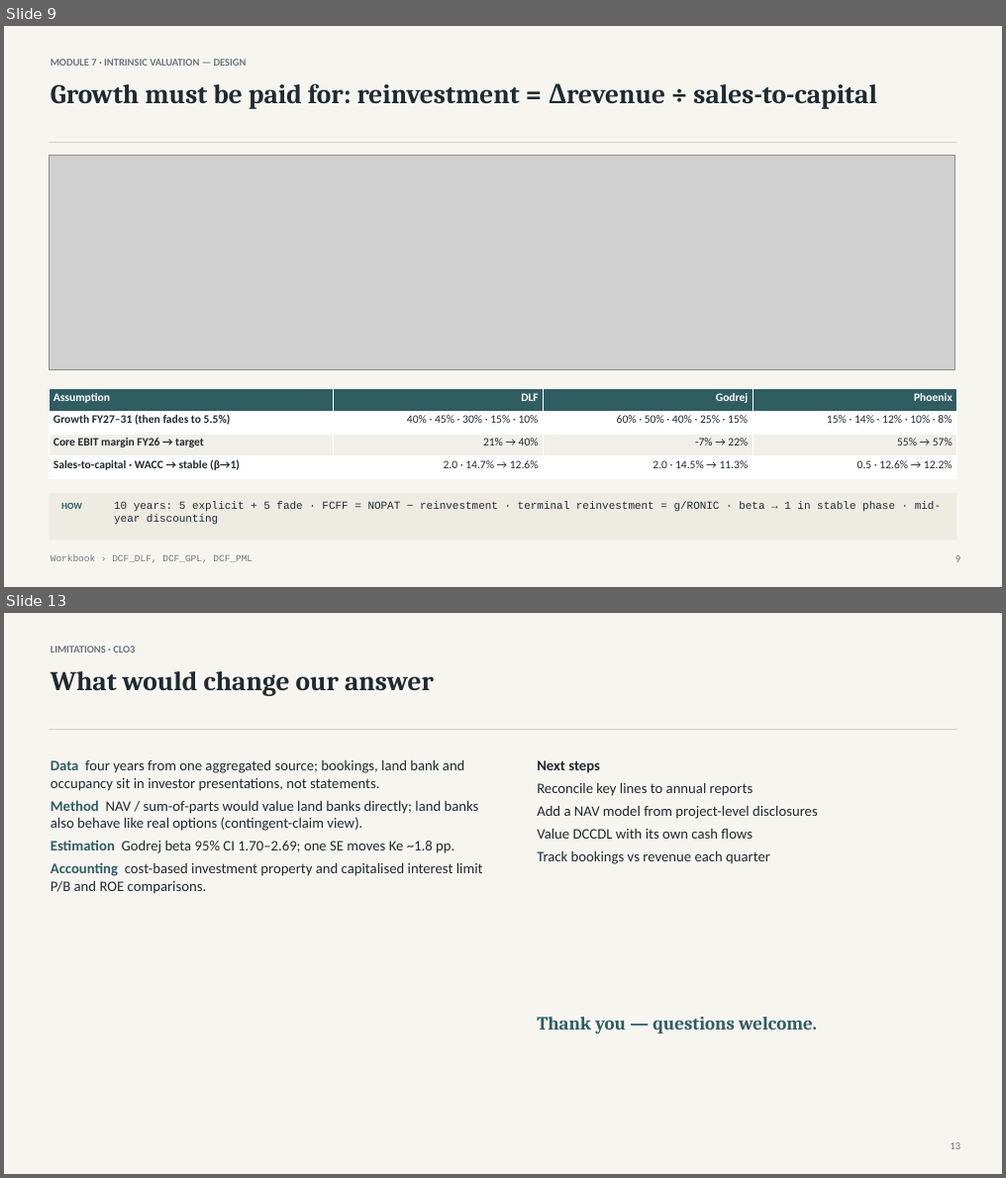
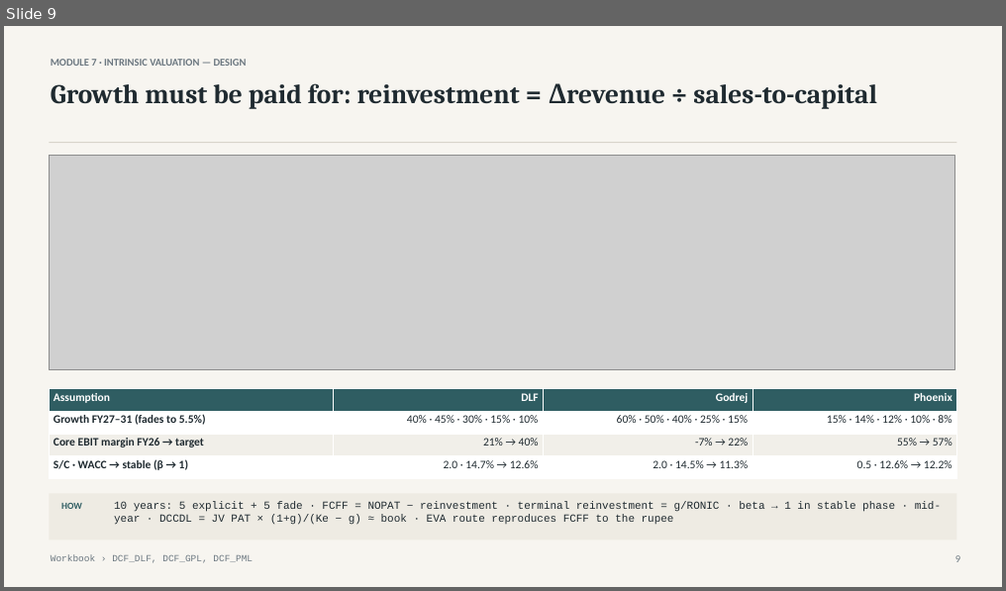
Before and after one commit to atharvaakz/BAAV, a slide deck: reports/ProjectBaav_Group27_Presentation.pptx. Shown one above the other, each under a label of ours: slides 9 and 13 before the commit, slide 9 after it; the slides between them are not shown. The pictures are 1006x1178 and 1006x591 pixels, drawn with LibreOffice and Linux fonts; fonts in the diff are those of the drawing; grey boxes stand for pictures. Boxes give left, top, right and bottom in pixels: in the first picture for what was removed or moved away, otherwise in the second. Text is boxed around its words. In the diff, an @@ line names an element or a change of style, - is before the commit and + after.

```diff
--- a/reports/ProjectBaav_Group27_Presentation.pptx
+++ b/reports/ProjectBaav_Group27_Presentation.pptx
@@ slide 13 removed at [4,613,1002,1174], background #F7F5F0 @@
@@ text removed at [51,646,135,653] @@
-LIMITATIONS · CLO3
@@ text removed at [51,671,434,696] @@
-What would change our answer
@@ rectangle removed at [49,729,957,730] @@
@@ text removed at [51,760,483,894] @@
-Data four years from one aggregated source; bookings, land bank and occupancy sit in investor presentations, not statements.
-Method NAV / sum-of-parts would value land banks directly; land banks also behave like real options (contingent-claim view).
-Estimation Godrej beta 95% CI 1.70–2.69; one SE moves Ke ~1.8 pp.
-Accounting cost-based investment property and capitalised interest limit P/B and ROE comparisons.
@@ text removed at [537,761,818,864] @@
-Next steps
-Reconcile key lines to annual reports
-Add a NAV model from project-level disclosures
-Value DCCDL with its own cash flows
-Track bookings vs revenue each quarter
@@ text removed at [537,1017,817,1034] @@
-Thank you — questions welcome.
@@ text removed at [950,1143,961,1150] @@
-13
@@ slide 9 changed as well @@
@@ table at [49,389,957,478] @@
-row 2, column 1: Growth FY27–31 (then fades to 5.5%)
+row 2, column 1: Growth FY27–31 (fades to 5.5%)
-row 4, column 1: Sales-to-capital · WACC → stable (β→1)
+row 4, column 1: S/C · WACC → stable (β → 1)
@@ text at [114,502,941,525]: text changed @@
-10 years: 5 explicit + 5 fade · FCFF = NOPAT − reinvestment · terminal reinvestment = g/RONIC · beta → 1 in stable phase · mid-year discounting
+10 years: 5 explicit + 5 fade · FCFF = NOPAT − reinvestment · terminal reinvestment = g/RONIC · beta → 1 in stable phase · mid-year · DCCDL = JV PAT × (1+g)/(Ke − g) ≈ book · EVA route reproduces FCFF to the rupee
```
Also in this commit, not shown: 5 other slides changed, 8 slides added, 6 other slides removed, 12 other files.
